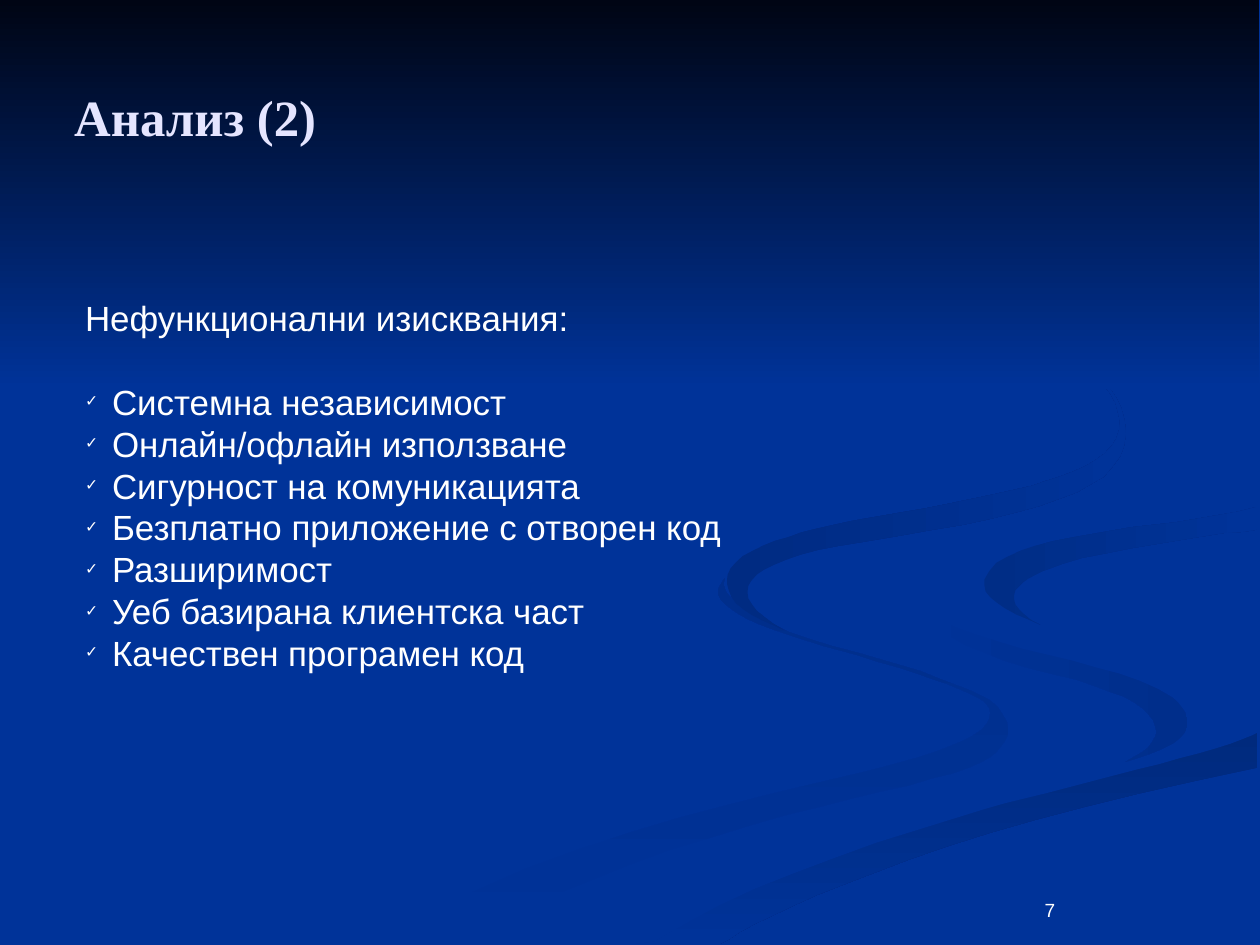
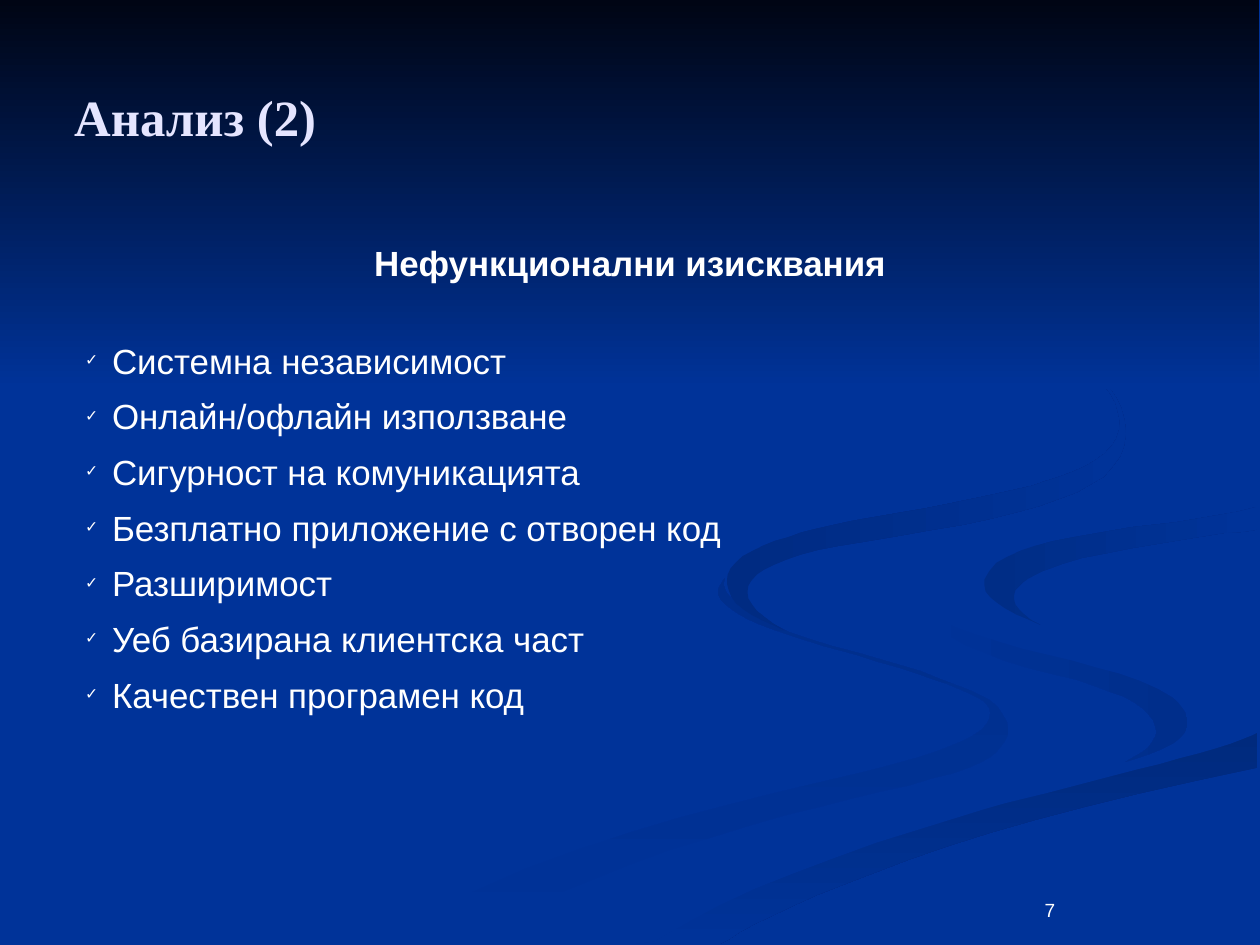
Before and after one commit to aasenov/ultimate-speaker, a slide deck: slide 7 of docs/Diplomna.odp. Drawn at 1260x945 pixels with LibreOffice and Linux fonts; fonts in the diff are those of the drawing. Boxes give left, top, right and bottom in pixels: in the first picture for what was removed or moved away, otherwise in the second. Text is boxed around its words. In the diff, an @@ line names an element or a change of style, - is before the commit and + after.

```diff
--- a/docs/Diplomna.odp
+++ b/docs/Diplomna.odp
@@ text "Нефункционални изисквания": place and size @@
-text "Нефункционални изисквания" at (85,305,721,673)
+text "Нефункционални изисквания" at (112,250,885,714)
@@ text at (374,250,885,283): text changed; bold on @@
-Нефункционални изисквания:
+Нефункционални изисквания
@@ text at (112,349,721,714): more space between paragraphs @@
```
Also in this commit, not shown: 6 other slides changed.
